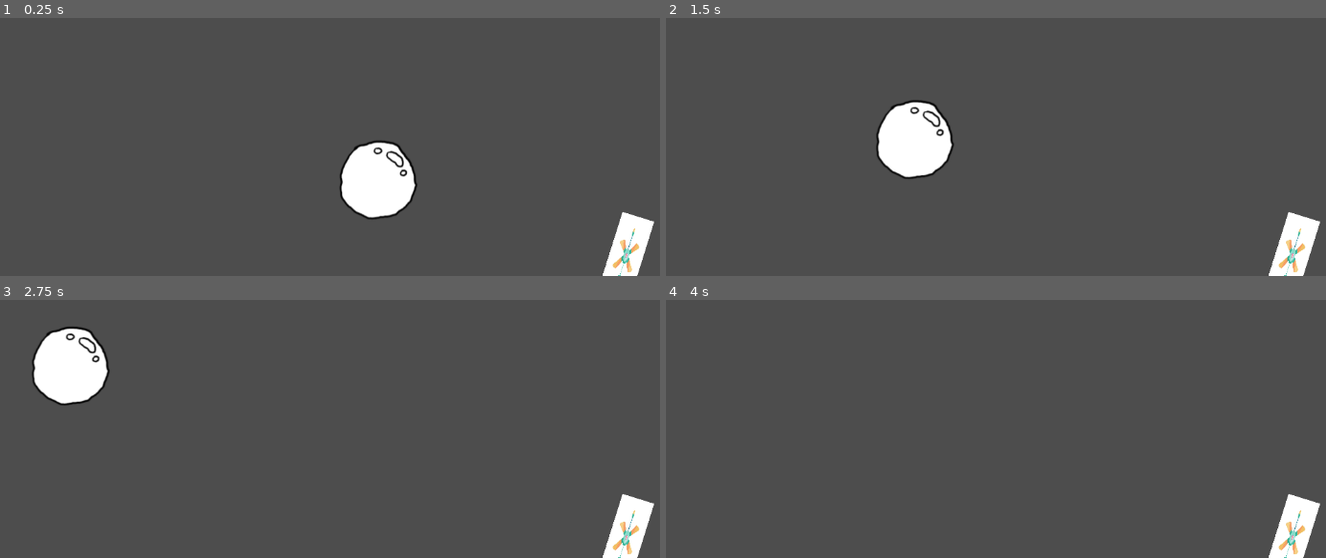
Above: before the commit, frames 1-4 (two rows, left to right).
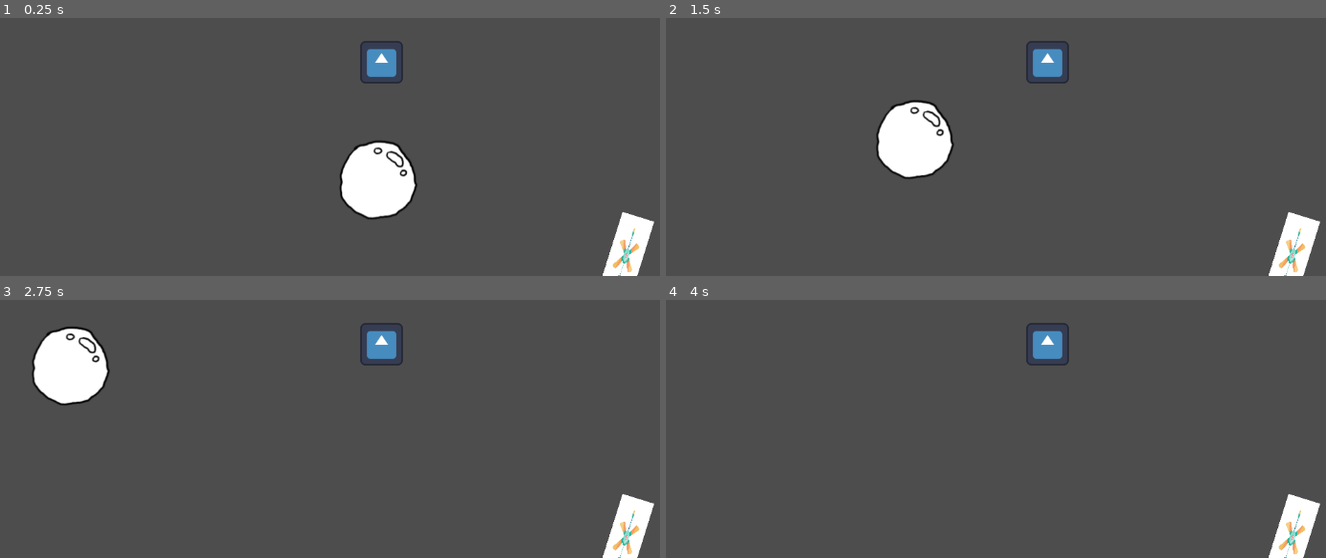
Above: after the commit, the same moments.

Repository: Calandir/ggj-2025
Game: Godot game, scene res://Scenes/example_scene.tscn
Two runs of this game, one before a commit and one after it. Both use one fixed random seed, a clock stepped at 60 frames per second and the inputs below. The engine's default icon, where the game draws it, is replaced by a stand-in: a white triangle on a blue panel in a dark square.
Inputs:
- Up to frame 1 (0.25 s): no input
- Up to frame 2 (1.5 s): no input
- Up to frame 3 (2.75 s): no input
- Up to frame 4 (4 s): no input

The runs differ from the first frame. In frame 1, 0.7% of the frame differs, in the area x 54-62%, y 8-26%; in frame 2, 0.7%; in frame 3, 0.7%; in frame 4, 0.7%.

Commit message:
Add 2 players to scene

Diff:
--- a/Scenes/example_scene.tscn
+++ b/Scenes/example_scene.tscn
@@ -1,7 +1,8 @@
-[gd_scene load_steps=3 format=3 uid="uid://bi38mugybmfl0"]
+[gd_scene load_steps=4 format=3 uid="uid://bi38mugybmfl0"]
 
 [ext_resource type="PackedScene" uid="uid://dthq8fdiqs16e" path="res://Scenes/Bubble.tscn" id="1_b6d3v"]
 [ext_resource type="PackedScene" uid="uid://bww2ytek0n024" path="res://Scenes/Fan.tscn" id="2_acuum"]
+[ext_resource type="PackedScene" uid="uid://d2886r8qbijju" path="res://Scenes/player.tscn" id="4_t3qv7"]
 
 [node name="MainScene" type="Node2D"]
 
@@ -13,3 +14,8 @@
 [node name="Fan0_Area2D" parent="." instance=ExtResource("2_acuum")]
 position = Vector2(369, 294)
 rotation = 3.44528
+
+[node name="Player 0" parent="." instance=ExtResource("4_t3qv7")]
+
+[node name="Player 1" parent="." instance=ExtResource("4_t3qv7")]
+player_num = 1
--- a/Scenes/player.tscn
+++ b/Scenes/player.tscn
@@ -6,6 +6,7 @@
 [sub_resource type="CircleShape2D" id="CircleShape2D_7m7vh"]
 
 [node name="Player" type="CharacterBody2D"]
+scale = Vector2(0.5, 0.5)
 script = ExtResource("1_wx3g0")
 
 [node name="CollisionShape2D" type="CollisionShape2D" parent="."]
--- a/Scripts/player.gd
+++ b/Scripts/player.gd
@@ -1,6 +1,6 @@
 extends CharacterBody2D
 
-const TURN_WITH_SEPARATE_CONTROLS: bool = true
+const TURN_WITH_SEPARATE_CONTROLS: bool = false
 
 const SPEED = 300.0
 
